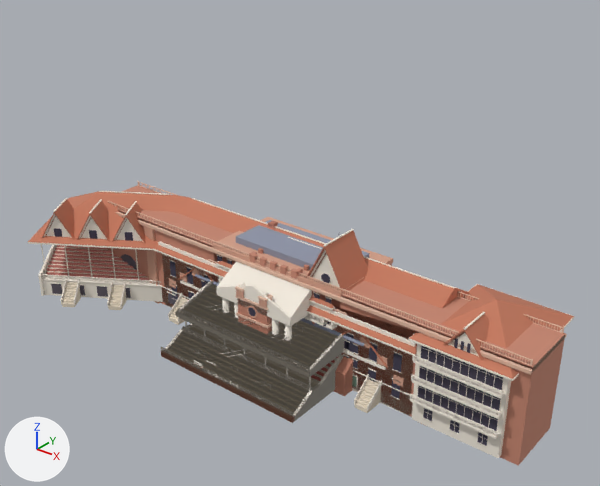
An edit to the glTF model assets/models/architecture/chester_stands.glb, drawn before and after from the same camera.
Rendered twice from a camera (50 mm lens) standing at (87.2, -101.4, 87.4) and looking at (-11.6, 22.2, 10.8). Arrows for +X, +Y and +Z are at lower left; the lights stay in place. The first picture is the older version. Mesh edges are drawn as thin lines on the coarser meshes.

The first picture shows 'chester_castle_range', 'chester_city_block', 'chester_county_stand', 'chester_grosvenor_bridge', 'chester_viaduct_span', 'chester_wt_stand_lantern', 'chester_wt_tower' and 7 more.
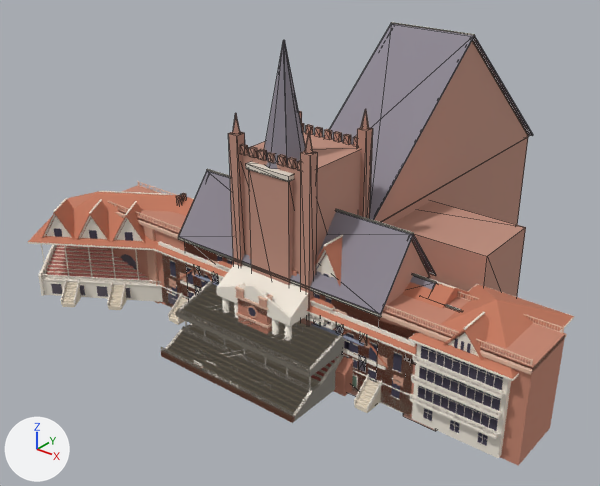
Location of each change, (x1, y1, x2, y2) in pixels of the pictures (600 x 486 px):
'chester_sky_cathedral', added
    after: (228, 22, 533, 326)
    faces in mat_ch_sky_stone_001 (beige #bf8f7e): (228, 109, 528, 326)
    faces in mat_ch_roof_001 (grey #8d8792): (329, 23, 533, 220)
    faces in mat_ch_wall_001 (beige #c49483): (374, 40, 529, 222)
'chester_sky_town_hall', added
    after: (178, 40, 436, 396)
    faces in mat_ch_roof_002 (grey #8d8792): (178, 170, 436, 315)
    faces in mat_ch_sky_stone_002 (beige #bf8f7e): (249, 170, 293, 285)
    faces in mat_ch_sky_roof (grey #8d8792): (264, 40, 305, 169)
    faces in mat_ch_wall_002 (beige #c49483): (384, 240, 430, 307)
    faces in mat_ch_trim_018 (white #f7efe2): (178, 169, 414, 317)
'chester_sky_roofs', added (mostly hidden)
    after: (176, 195, 437, 431)
    faces in mat_ch_roof_003 (grey #8d8792): (410, 275, 436, 290)
'chester_sky_roofs_b', added (mostly hidden)
    after: (181, 193, 461, 311)
'chester_city_block', unchanged, covered by the edit
    before: (212, 217, 393, 330)
    after: (214, 253, 339, 330)

Patch to the scene script:
```diff
--- a/assets/models/architecture/chester_stands.glb.py
+++ b/assets/models/architecture/chester_stands.glb.py
@@ ob_chester_sky_roofs_b @@
+ob_chester_sky_roofs_b = bpy.data.objects.new('chester_sky_roofs_b', me_chester_sky_roofs_b)  # 352 vertices, 528 faces; spans x -35.2..35.3, y 1.6..16.6, z -2.0..20.5; in mat_ch_sky_stone_004 (beige #bf8f7e), mat_ch_sky_roof_002 (grey #8d8792), mat_ch_sky_brick_002 (beige #c49483), mat_ch_roof_004 (grey #8d8792), mat_ch_wall_004 (beige #c49483), mat_ch_trim_020 (white #f7efe2)
+ob_chester_sky_roofs_b.location = (0.0, 0.0, 0.0)
@@ ob_chester_sky_roofs @@
+ob_chester_sky_roofs = bpy.data.objects.new('chester_sky_roofs', me_chester_sky_roofs)  # 316 vertices, 472 faces; spans x -35.2..35.3, y -0.2..16.6, z -2.0..20.5; in mat_ch_sky_stone_003 (beige #bf8f7e), mat_ch_sky_roof_001 (grey #8d8792), mat_ch_sky_brick_001 (beige #c49483), mat_ch_roof_003 (grey #8d8792), mat_ch_wall_003 (beige #c49483), mat_ch_trim_019 (white #f7efe2), mat_ch_sky_render_002 (pale yellow #e7ddd0)
+ob_chester_sky_roofs.location = (0.0, 0.0, 0.0)
@@ ob_chester_sky_town_hall @@
+ob_chester_sky_town_hall = bpy.data.objects.new('chester_sky_town_hall', me_chester_sky_town_hall)  # 224 vertices, 340 faces; spans x -23.8..23.8, y -1.3..16.8, z -2.0..58.0; in mat_ch_sky_brick (beige #c49483), mat_ch_roof_002 (grey #8d8792), mat_ch_wall_002 (beige #c49483), mat_ch_trim_018 (white #f7efe2), mat_ch_shade_009 (dark grey #5d5660), mat_ch_sky_stone_002 (beige #bf8f7e), mat_ch_sky_render_001 (pale yellow #e7ddd0), mat_ch_sky_roof (grey #8d8792)
+ob_chester_sky_town_hall.location = (0.0, 0.0, 0.0)
@@ ob_chester_sky_cathedral @@
+ob_chester_sky_cathedral = bpy.data.objects.new('chester_sky_cathedral', me_chester_sky_cathedral)  # 268 vertices, 394 faces; spans x -30.0..30.0, y -1.0..86.8, z -2.0..52.5; in mat_ch_sky_stone_001 (beige #bf8f7e), mat_ch_shade_008 (dark grey #5d5660), mat_ch_roof_001 (grey #8d8792), mat_ch_wall_001 (beige #c49483), mat_ch_trim_017 (white #f7efe2)
+ob_chester_sky_cathedral.location = (0.0, 0.0, 0.0)
```
